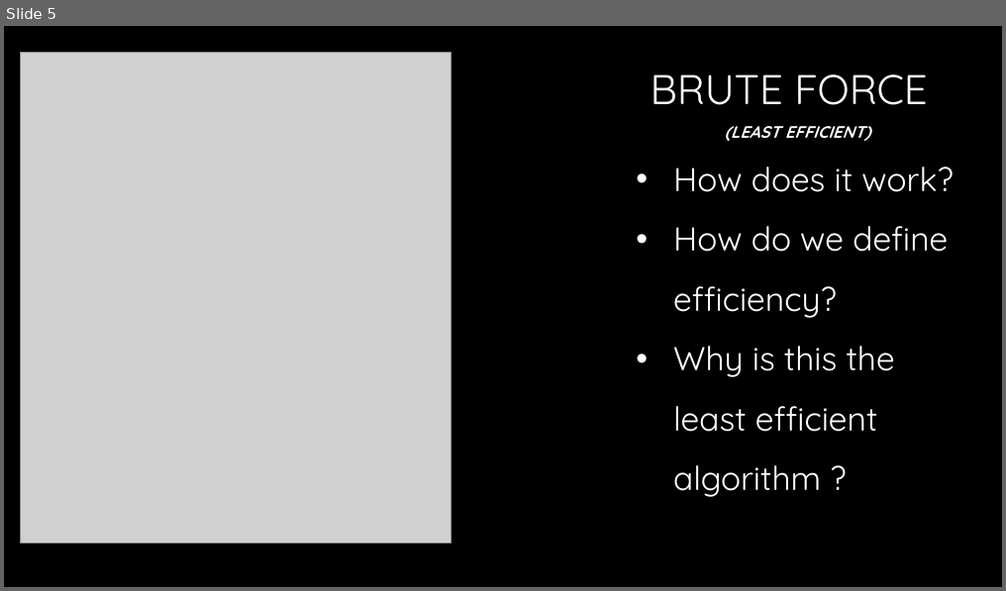
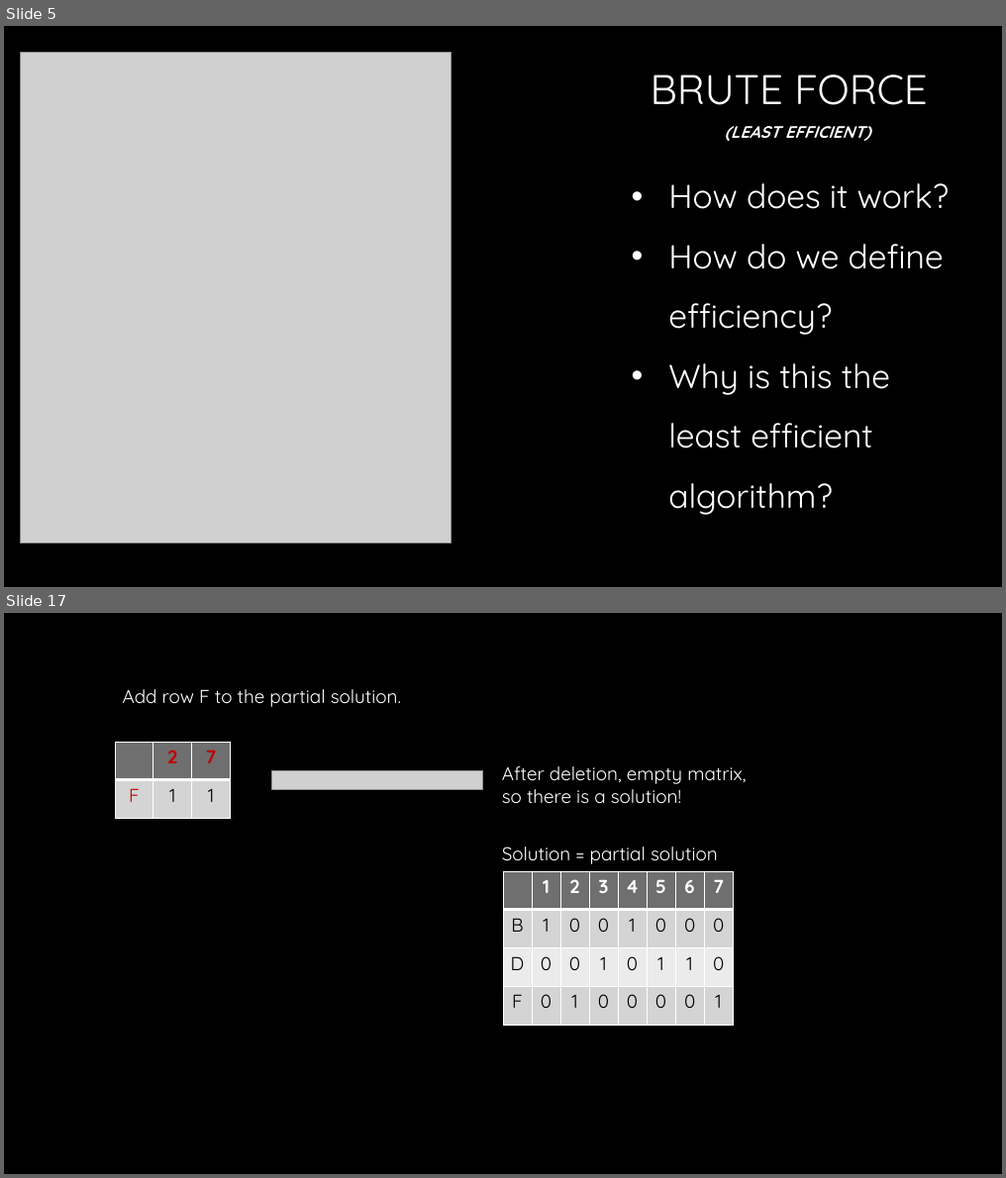
Before and after one commit to Hookz/pentominoes, a slide deck: Pentominoes.pptx. Shown one above the other, each under a label of ours: slide 5 before the commit, slides 5 and 17 after it; the slides between them are not shown. The pictures are 1006x591 and 1006x1178 pixels, drawn with LibreOffice and Linux fonts; fonts in the diff are those of the drawing; grey boxes stand for pictures; background and template pictures are left out. Boxes give left, top, right and bottom in pixels: in the first picture for what was removed or moved away, otherwise in the second. Text is boxed around its words. In the diff, an @@ line names an element or a change of style, - is before the commit and + after.

Commit message:
Updated PTT (improved slides about AlgX + new pictures)

```diff
--- a/Pentominoes.pptx
+++ b/Pentominoes.pptx
@@ slide 17 added at <box>4,613,1002,1174</box>, background picture (left out) @@
@@ text added at <box>123,689,401,707</box>, 18 pt, text #FFFFFF @@
+Add row F to the partial solution.
@@ table added at <box>115,742,230,818</box>, 2 rows, 3 columns @@
+ | 2 | 7
+F | 1 | 1
@@ picture added at <box>271,771,483,789</box> @@
@@ text added at <box>502,766,746,803</box>, 18 pt, text #FFFFFF @@
+After deletion, empty matrix,
+so there is a solution!
@@ text added at <box>502,847,718,864</box>, 18 pt, text #FFFFFF @@
+Solution = partial solution
@@ table added at <box>503,871,731,1025</box>, 4 rows, 8 columns @@
+ | 1 | 2 | 3 | 4 | 5 | 6 | 7
+B | 1 | 0 | 0 | 1 | 0 | 0 | 0
+D | 0 | 0 | 1 | 0 | 1 | 1 | 0
+F | 0 | 1 | 0 | 0 | 0 | 0 | 1
@@ slide 5 changed as well @@
@@ text "How does it work?": place and size @@
-text "How does it work?" at <box>673,167,952,497</box>
+text "How does it work?" at <box>668,183,948,515</box>
@@ text at <box>668,364,890,515</box>: spaces changed @@
-• Why is this the least efficient algorithm ?
+• Why is this the least efficient algorithm?
```
Also in this commit, not shown: 4 other slides changed, 11 other slides added, 3 slides removed.
